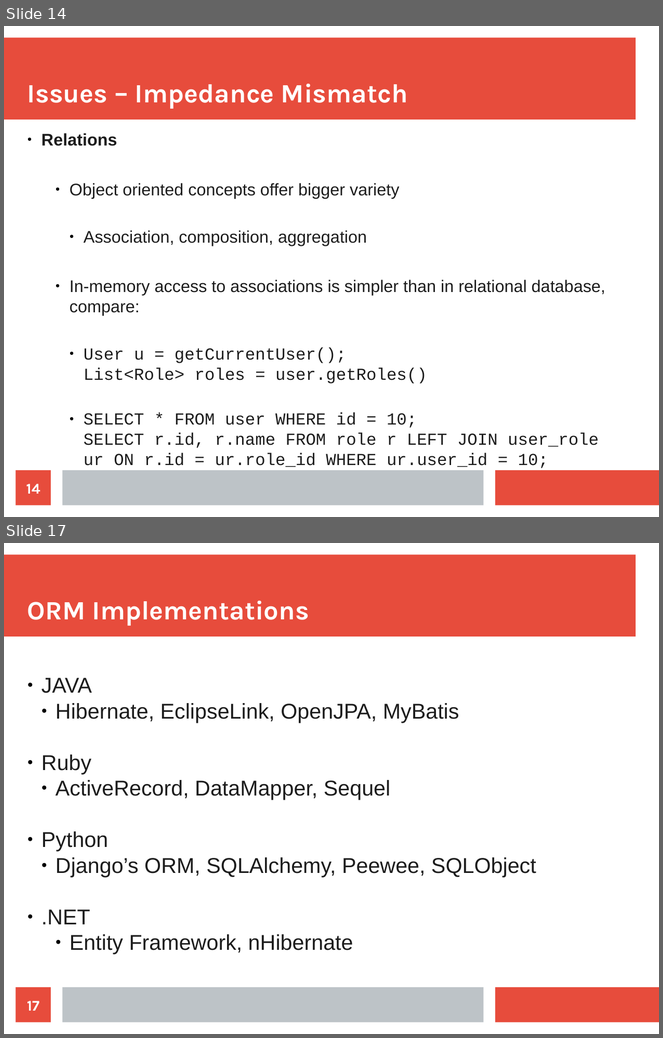
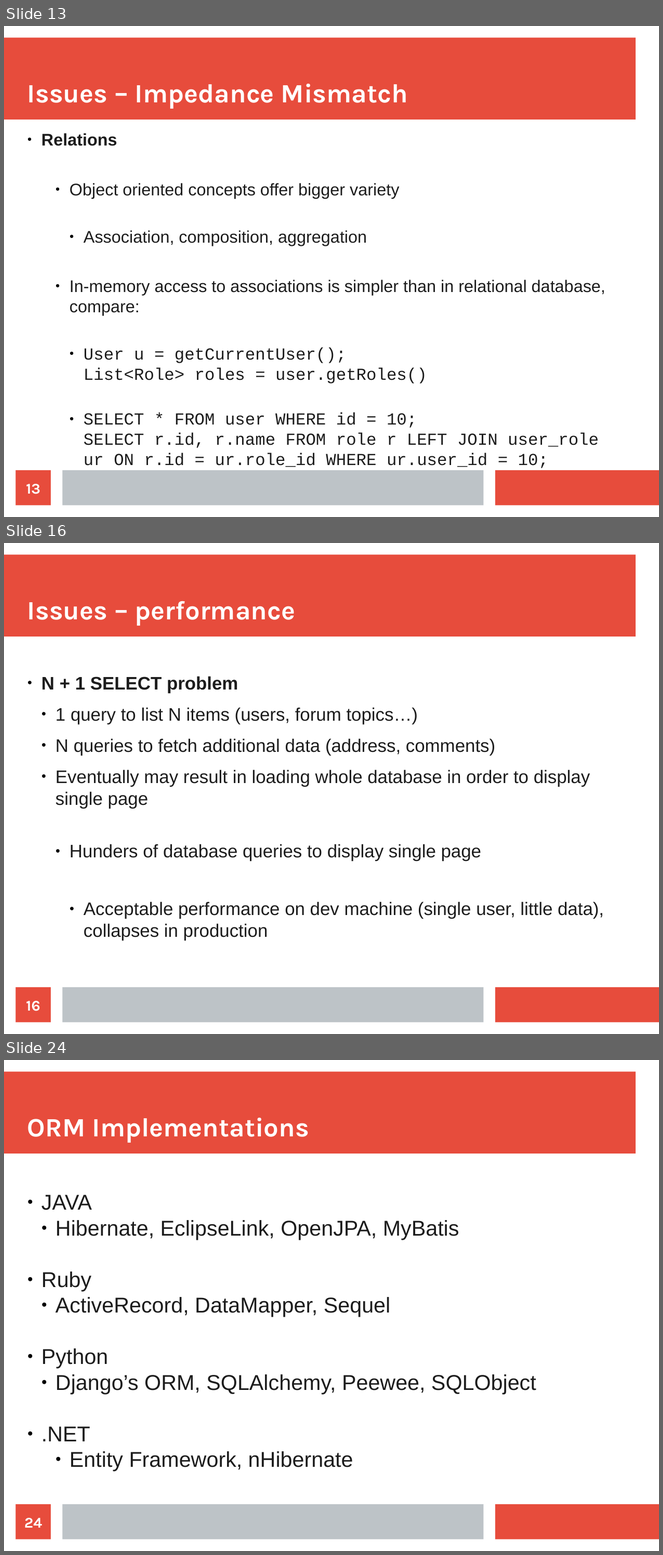
Before and after one commit to maxotta/pia-labs, a slide deck: lectures/persistence.odp. Shown one above the other, each under a label of ours: slides 14 and 17 before the commit, slides 13, 16 and 24 after it; the slides between them are not shown. The pictures are 663x1038 and 663x1555 pixels, drawn with LibreOffice and Linux fonts; fonts in the diff are those of the drawing. Boxes give left, top, right and bottom in pixels: in the first picture for what was removed or moved away, otherwise in the second. Text is boxed around its words. In the diff, an @@ line names an element or a change of style, - is before the commit and + after.

```diff
--- a/lectures/persistence.odp
+++ b/lectures/persistence.odp
@@ slide 16 added at bbox=[4, 543, 659, 1034], background #FFFFFF; not listed: 3 template elements that a slide beside it also shows @@
@@ title added at bbox=[27, 601, 296, 626], 32 pt, text #FFFFFF, bold @@
+Issues – performance
@@ text added at bbox=[41, 676, 604, 941], 22 pt, text #1C1C1C @@
+● N + 1 SELECT problem
+  ● 1 query to list N items (users, forum topics…)
+  ● N queries to fetch additional data (address, comments)
+  ● Eventually may result in loading whole database in order to display single page
+    ● Hunders of database queries to display single page
+      ● Acceptable performance on dev machine (single user, little data), collapses in production
@@ page number added at bbox=[16, 988, 51, 1023], fill #E74C3C, 18 pt, text #FFFFFF, bold @@
+16
@@ what was slide 14 is now slide 13 @@
@@ page number at bbox=[26, 484, 40, 495]: text changed @@
-14
+13
@@ what was slide 17 is now slide 24 @@
@@ page number at bbox=[24, 1518, 42, 1528]: text changed @@
-17
+24
```
Also in this commit, not shown: 4 slides changed, 8 other slides added, 1 slide removed, 1 other file.
